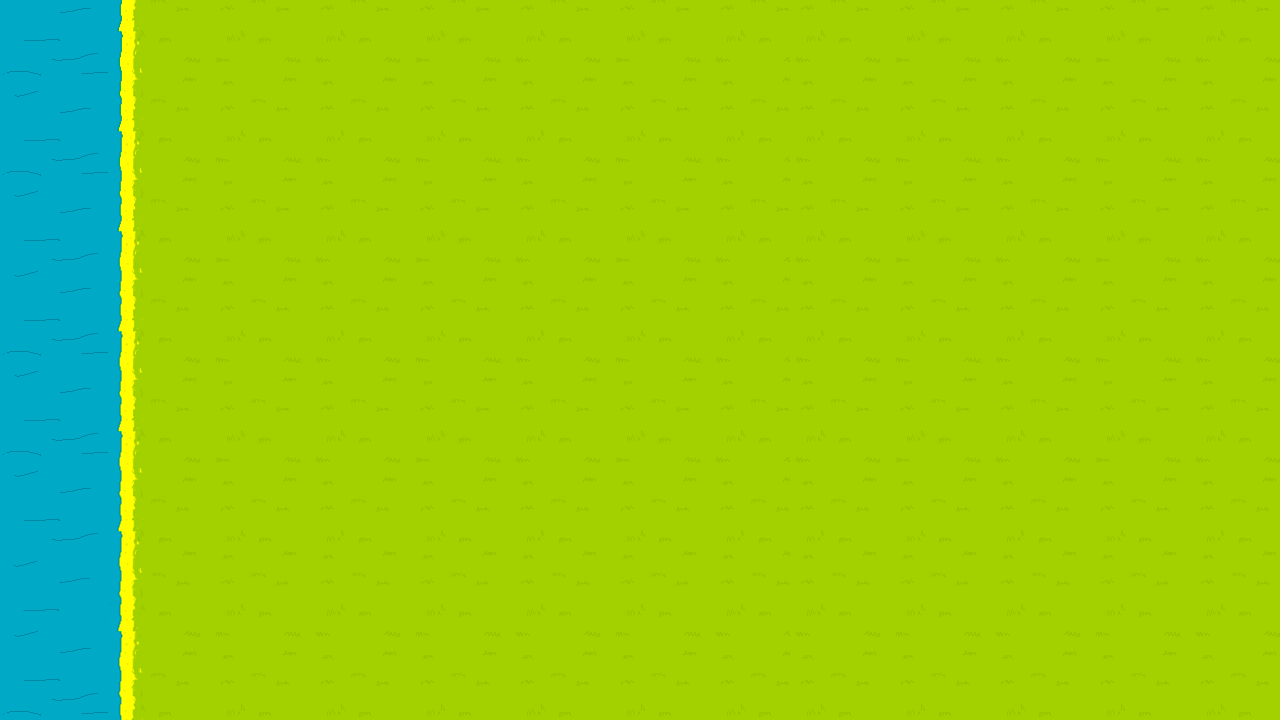
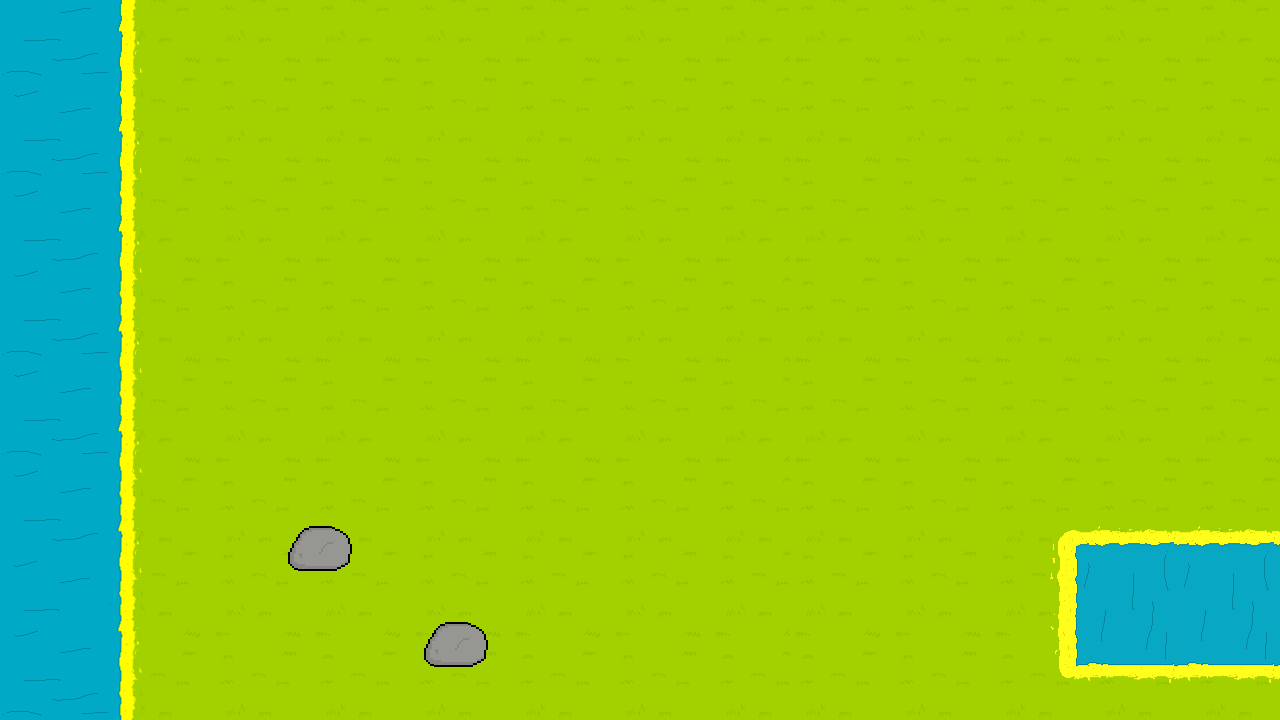
Layered file, before and after one edit (1280 × 720). Changes by layer:
added layer "Camada 2" above "Camada 1" over [288, 526, 352, 571]
added layer "Camada 1" above "RIO" over [424, 622, 488, 667]
added layer "RIO" above "Tile-AX" over [1050, 526, 1280, 683]
